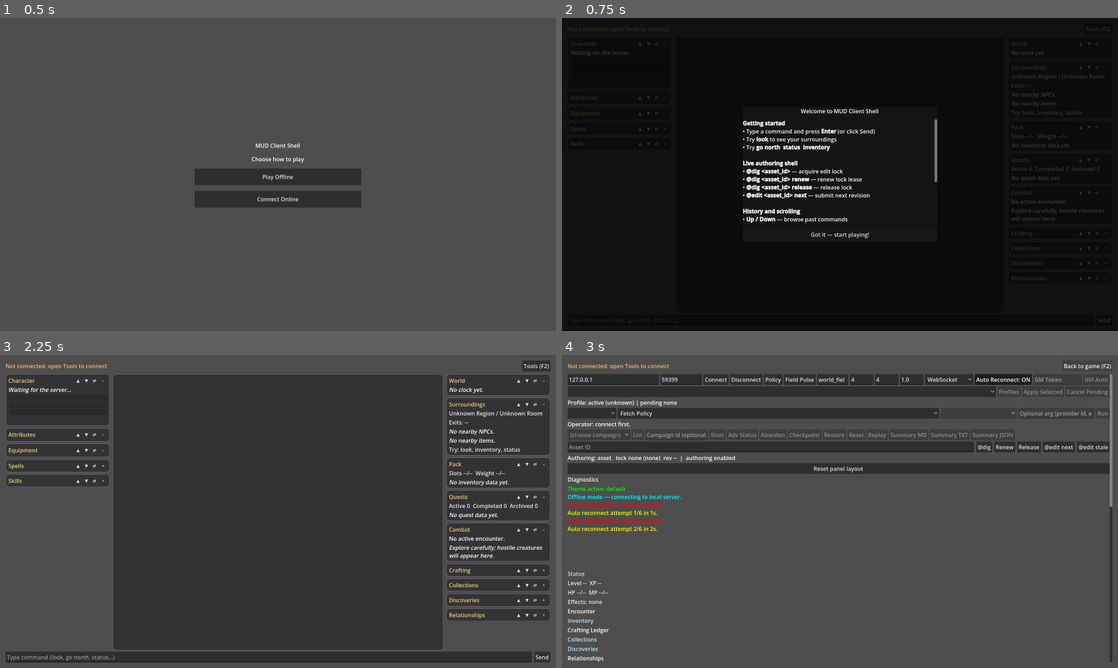
Above: before the commit, frames 1-4 (two rows, left to right).
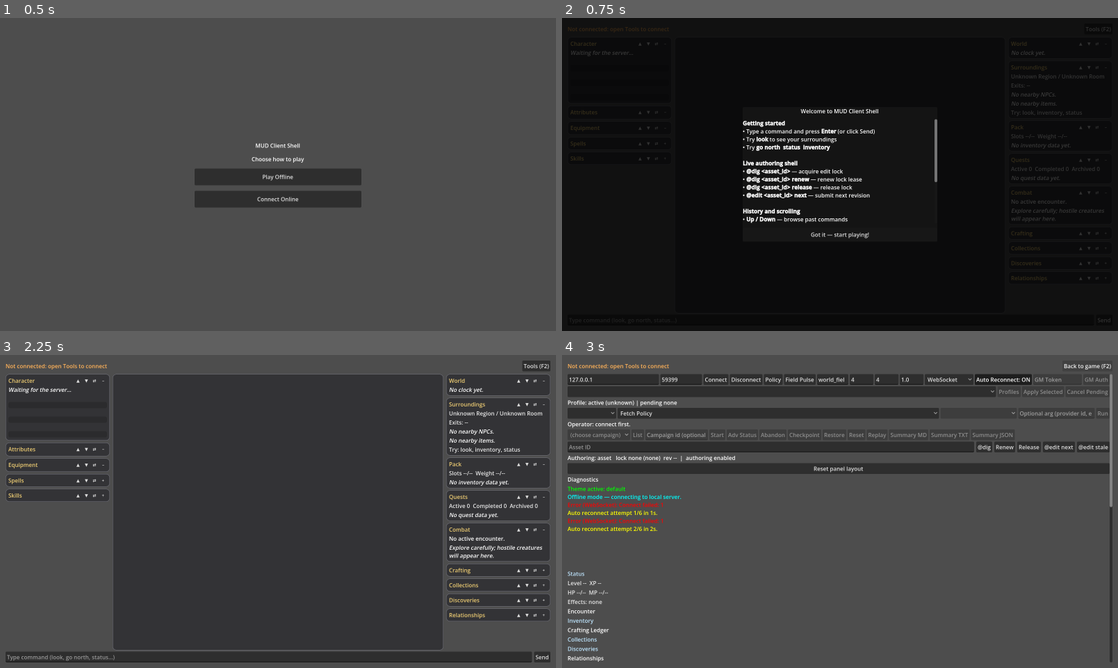
Above: after the commit, the same moments.

Repository: jbax-and-his-ai-pals/008-mud
Game: Godot game, scene res://scenes/launcher.tscn
The game is run twice, just before and just after one commit, with the same random seed, the same clock (stepped at 60 frames per second) and the same inputs.
Inputs (mouse positions are in pixels of both pictures, inside the frame that each line leads up to):
- Up to frame 1 (0.5 s): no input
- Up to frame 2 (0.75 s): click "Play Offline" at 0.5 s
- Up to frame 3 (2.25 s): click (266, 655) at 1.27 s; type "12" at 1.35 s; click "Got it — start playing!" at 2 s
- Up to frame 4 (3 s): click "Tools (F2)" at 2.75 s

Frame 1 is identical in both runs. In frame 2, 0.1% of the frame differs, in the area x 1-19%, y 24-46%; in frame 3, 1.6%, in the area x 1-20%, y 22-47%; in frame 4, nothing differs.

Commit message:
Make the dock panels draggable for real, and tidy the character and attribute panels
- Dragging: the title now takes the press and hands the drag to its card, labels and
  bars let the mouse through so a drop over text reaches the dock, a panel can be dropped
  onto another (above or below), and the dock fills its height so the empty space under
  the last panel is a drop target. Verified with real mouse events against the scene.
- Character: HP, MP and XP readings sit above their own bars.
- Attributes: two to a row in a table instead of one wrapped line.
- Empty panels (Crafting, Collections, Discoveries, Relationships, Spells, Skills) say so.

Co-Authored-By: Claude Sonnet 5.5 <noreply@anthropic.com>

Diff:
--- a/client/scripts/ui/docks/dock_column.gd
+++ b/client/scripts/ui/docks/dock_column.gd
@@ -29,6 +29,8 @@
 ## column it came from.
 func place(panel: Control, index: int) -> void:
 	var old_parent := panel.get_parent()
+	if old_parent == self and panel.get_index() < index:
+		index -= 1   # the panel's own slot closes up when it is lifted out
 	if old_parent != null:
 		old_parent.remove_child(panel)
 	add_child(panel)
--- a/client/scripts/ui/docks/dock_manager.gd
+++ b/client/scripts/ui/docks/dock_manager.gd
@@ -42,7 +42,9 @@
 var _mp_bar: ProgressBar
 var _xp_bar: ProgressBar
 var _identity: RichTextLabel
-var _vitals: Label
+var _hp_text: Label
+var _mp_text: Label
+var _xp_text: Label
 var _effects: RichTextLabel
 var _attributes: RichTextLabel
 var _equipment: RichTextLabel
@@ -88,6 +90,8 @@
 	scroll.horizontal_scroll_mode = ScrollContainer.SCROLL_MODE_DISABLED
 	scroll.custom_minimum_size = Vector2(DOCK_WIDTH, 0)
 	scroll.add_child(column)
+	# The column fills the dock's height, so a panel can be dropped into the empty space below the last one.
+	scroll.resized.connect(func() -> void: column.custom_minimum_size.y = scroll.size.y)
 	return scroll
 
 
@@ -112,6 +116,21 @@
 	fill.bg_color = color
 	bar.add_theme_stylebox_override("fill", fill)
 	return bar
+
+
+func _bar_caption() -> Label:
+	var label := Label.new()
+	label.add_theme_font_size_override("font_size", 13)
+	label.add_theme_color_override("font_color", Color(0.85, 0.85, 0.85))
+	return label
+
+
+const EMPTY_TEXT := {
+	"crafting": "No crafting recipes known.",
+	"collections": "No collections started.",
+	"discoveries": "No discoveries yet.",
+	"relationships": "No relationships yet.",
+}
 
 
 func _content_for(id: String, nodes: Array) -> Control:
@@ -124,12 +143,13 @@
 			_hp_bar = _bar(Color(0.75, 0.25, 0.25))
 			_mp_bar = _bar(Color(0.3, 0.45, 0.85))
 			_xp_bar = _bar(Color(0.85, 0.7, 0.25))
-			for bar in [_hp_bar, _mp_bar, _xp_bar]:
-				box.add_child(bar)
-			_vitals = Label.new()
-			_vitals.autowrap_mode = TextServer.AUTOWRAP_WORD_SMART
-			_vitals.add_theme_font_size_override("font_size", 13)
-			box.add_child(_vitals)
+			_hp_text = _bar_caption()
+			_mp_text = _bar_caption()
+			_xp_text = _bar_caption()
+			# each reading sits above its own bar
+			for pair in [[_hp_text, _hp_bar], [_mp_text, _mp_bar], [_xp_text, _xp_bar]]:
+				box.add_child(pair[0])
+				box.add_child(pair[1])
 			_effects = _text_block()
 			box.add_child(_effects)
 			_identity.text = "[i]Waiting for the server...[/i]"
@@ -161,6 +181,8 @@
 					node.fit_content = true
 					node.scroll_active = false
 					node.custom_minimum_size = Vector2.ZERO
+					if EMPTY_TEXT.has(id) and node.bbcode_enabled and node == nodes[nodes.size() - 1]:   # the list, until the server says otherwise
+						node.text = "[i][color=#808080]%s[/color][/i]" % EMPTY_TEXT[id]
 	return box
 
 
@@ -177,18 +199,19 @@
 		lines += "\n[color=#ffe45c]%d %s[/color]" % [int(p.get("gold", 0)), _esc(str(p.get("currency", "gold")))]
 	_identity.text = lines
 	_set_bar(_hp_bar, int(health.get("current", 0)), int(health.get("max", 1)))
-	var vitals := "HP %d/%d" % [int(health.get("current", 0)), int(health.get("max", 0))]
+	_hp_text.text = "HP %d/%d" % [int(health.get("current", 0)), int(health.get("max", 0))]
 	var pool: Variant = p.get("ability_resource")
 	_mp_bar.visible = pool is Dictionary and int((pool as Dictionary).get("max", 0)) > 0
+	_mp_text.visible = _mp_bar.visible
 	if pool is Dictionary and _mp_bar.visible:
 		var pool_d: Dictionary = pool
 		_set_bar(_mp_bar, int(pool_d.get("current", 0)), int(pool_d.get("max", 1)))
-		vitals += "   %s %d/%d" % [str(pool_d.get("short", "MP")), int(pool_d.get("current", 0)), int(pool_d.get("max", 0))]
+		_mp_text.text = "%s %d/%d" % [str(pool_d.get("short", "MP")), int(pool_d.get("current", 0)), int(pool_d.get("max", 0))]
 	_xp_bar.visible = p.has("experience_to_level") and int(p.get("experience_to_level", 0)) > 0
+	_xp_text.visible = _xp_bar.visible
 	if _xp_bar.visible:
 		_set_bar(_xp_bar, int(p.get("experience", 0)), int(p.get("experience_to_level", 1)))
-		vitals += "   XP %d/%d" % [int(p.get("experience", 0)), int(p.get("experience_to_level", 0))]
-	_vitals.text = vitals
+		_xp_text.text = "XP %d/%d" % [int(p.get("experience", 0)), int(p.get("experience_to_level", 0))]
 
 	var effect_lines: PackedStringArray = []
 	for effect in p.get("effects", []):
@@ -200,11 +223,16 @@
 		effect_lines.append("%s%s (%s)" % [_esc(str(e.get("name", "Effect"))), detail, _duration(float(e.get("remaining", 0)))])
 	_effects.text = ("[color=#c0c0c0]Effects:[/color] " + ", ".join(effect_lines)) if not effect_lines.is_empty() else "[color=#808080]No active effects[/color]"
 
-	var stat_cells: PackedStringArray = []
+	# two attributes to a row: label, value, label, value
+	var stat_cells := ""
+	var stat_count := 0
 	for stat in p.get("stats", []):
 		var s: Dictionary = stat
-		stat_cells.append("[color=#c0c0c0]%s[/color] %d" % [_esc(str(s.get("label", ""))), int(s.get("value", 0))])
-	_attributes.text = "  ".join(stat_cells) if not stat_cells.is_empty() else "[i]No attributes[/i]"
+		stat_cells += "[cell][color=#c0c0c0]%s[/color][/cell][cell][b]%d[/b]   [/cell]" % [_esc(str(s.get("label", ""))), int(s.get("value", 0))]
+		stat_count += 1
+	if stat_count % 2 == 1:
+		stat_cells += "[cell][/cell][cell][/cell]"
+	_attributes.text = ("[table=4]%s[/table]" % stat_cells) if stat_count > 0 else "[i]No attributes[/i]"
 
 	var worn: PackedStringArray = []
 	for slot in p.get("equipment", []):
@@ -224,13 +252,13 @@
 		if float(sp.get("cooldown", 0)) > 0.0:
 			line += " [color=#ffa540]cooldown %.0fs[/color]" % float(sp.get("cooldown", 0))
 		spell_lines.append(line)
-	_spells.text = "\n".join(spell_lines) if not spell_lines.is_empty() else "[color=#808080](none known)[/color]"
+	_spells.text = "\n".join(spell_lines) if not spell_lines.is_empty() else "[i][color=#808080]No spells known.[/color][/i]"
 
 	var skill_lines: PackedStringArray = []
 	for skill in p.get("skills", []):
 		var k: Dictionary = skill
 		skill_lines.append("%s  %d" % [_esc(str(k.get("name", ""))), int(k.get("level", 0))])
-	_skills.text = "\n".join(skill_lines) if not skill_lines.is_empty() else "[color=#808080](none yet)[/color]"
+	_skills.text = "\n".join(skill_lines) if not skill_lines.is_empty() else "[i][color=#808080]No skills learned yet.[/color][/i]"
 
 
 func apply_world(p: Dictionary) -> void:
--- a/client/scripts/ui/docks/dock_panel.gd
+++ b/client/scripts/ui/docks/dock_panel.gd
@@ -39,9 +39,12 @@
 	_title = Label.new()
 	_title.text = title
 	_title.size_flags_horizontal = Control.SIZE_EXPAND_FILL
-	_title.mouse_filter = Control.MOUSE_FILTER_PASS
+	_title.mouse_filter = Control.MOUSE_FILTER_STOP   # the title takes the press, so the drag starts here
 	_title.add_theme_color_override("font_color", Color(0.93, 0.8, 0.45))
 	_title.tooltip_text = "Drag to move this panel"
+	# The title is what the mouse is on when a drag starts, and a control only offers its own drag
+	# data, so it hands the question to the card.
+	_title.set_drag_forwarding(_get_drag_data, Callable(), Callable())
 	header.add_child(_title)
 	for spec in [["▲", "Move up", "up"], ["▼", "Move down", "down"], ["⇄", "Send to the other side", "side"]]:
 		var button := _tool_button(spec[0], spec[1])
@@ -54,7 +57,31 @@
 
 	body.size_flags_horizontal = Control.SIZE_EXPAND_FILL
 	box.add_child(body)
+	_let_mouse_through(body)
 	set_collapsed(start_collapsed, false)
+
+
+## Text and bars in the body would otherwise swallow the mouse, so a panel dropped over them would
+## never reach the dock beneath. Links still work: a passed-through click is still delivered.
+func _let_mouse_through(node: Node) -> void:
+	if node is Label or node is RichTextLabel or node is ProgressBar or node is BoxContainer:
+		(node as Control).mouse_filter = Control.MOUSE_FILTER_PASS
+	for child in node.get_children():
+		_let_mouse_through(child)
+
+
+# --- a panel dropped onto this one goes above or below it ---------------------------------
+
+func _can_drop_data(_at_position: Vector2, data: Variant) -> bool:
+	return data is Dictionary and (data as Dictionary).has("dock_panel") and get_parent() != null and get_parent().has_method("place")
+
+
+func _drop_data(at_position: Vector2, data: Variant) -> void:
+	var panel: Control = (data as Dictionary)["dock_panel"]
+	if panel == null or panel == self:
+		return
+	var below := at_position.y > size.y * 0.5
+	get_parent().place(panel, get_index() + (1 if below else 0))
 
 
 func set_collapsed(value: bool, announce: bool) -> void:
